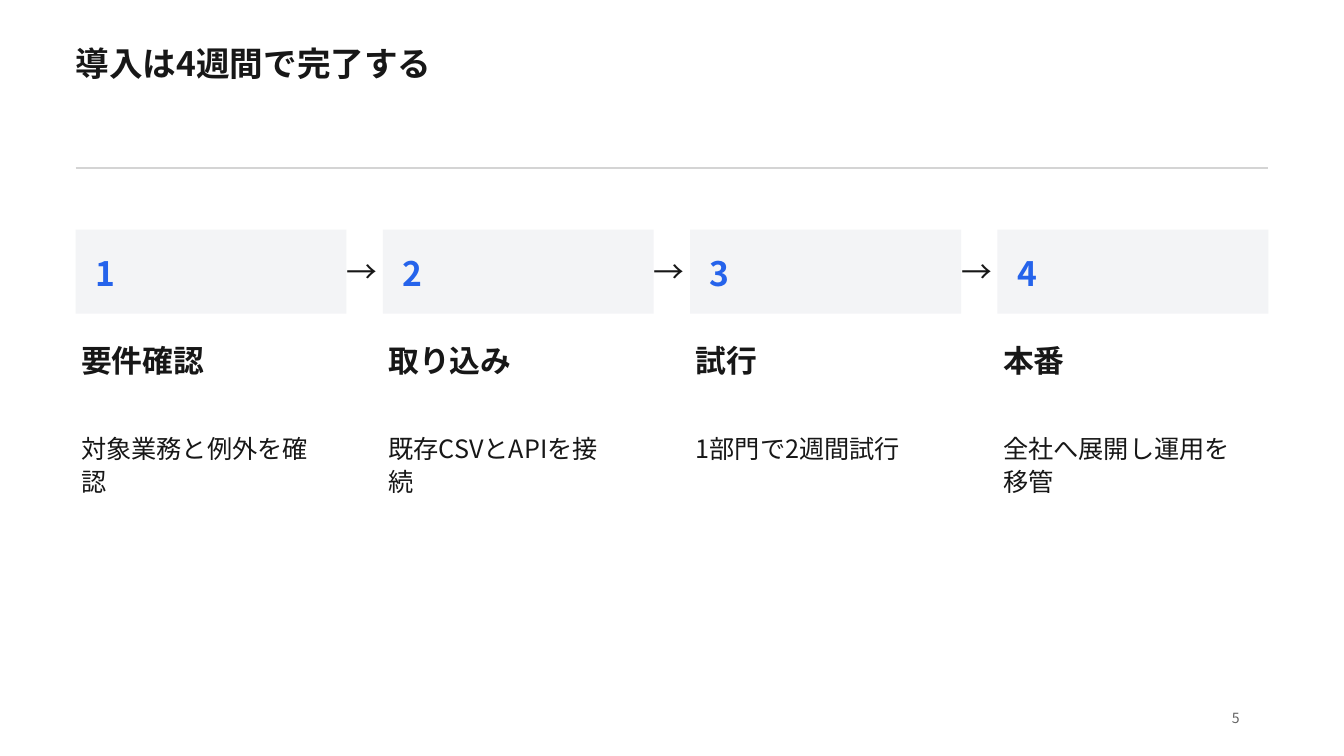
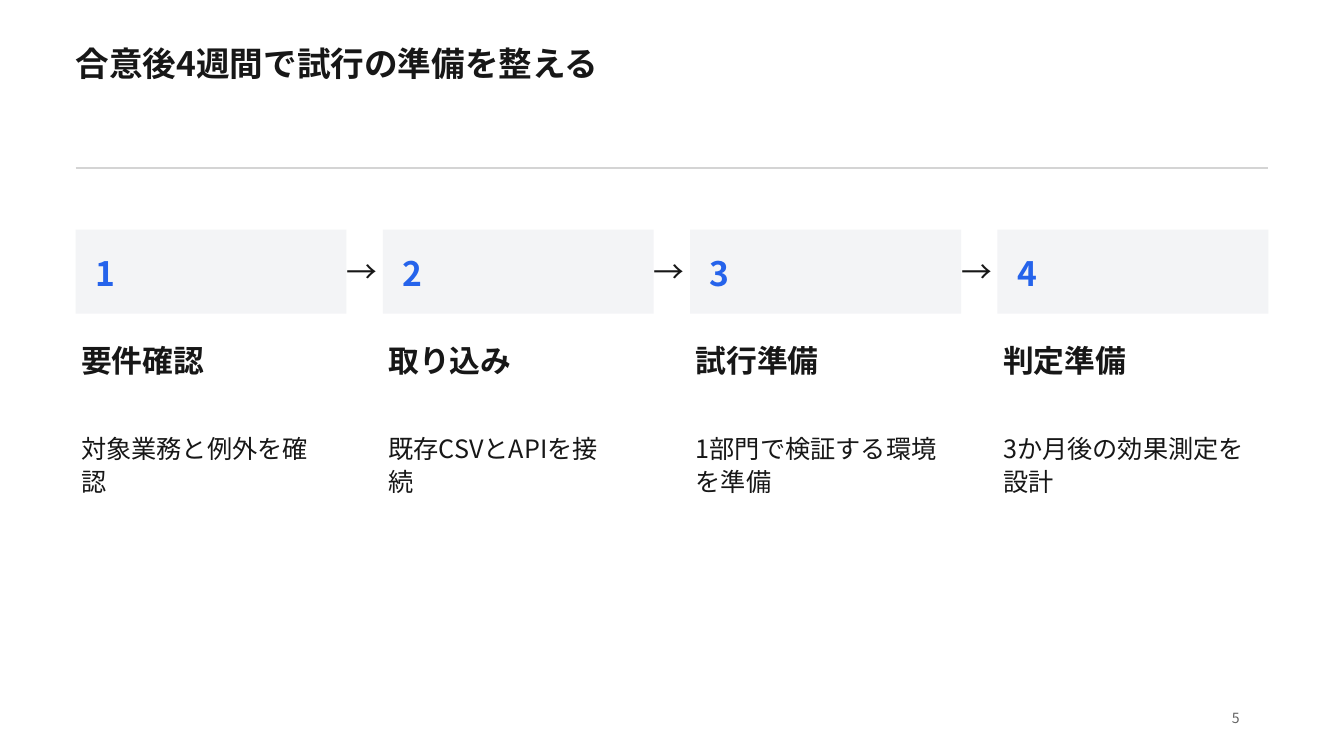
Before and after one commit to Skyjoy0512/Memora-iOS, a slide deck: slide 5 of docs/presentation-integration/scenarios/B/B.pptx. Drawn at 1344x756 pixels with LibreOffice and Linux fonts; fonts in the diff are those of the drawing. Boxes give left, top, right and bottom in pixels: in the first picture for what was removed or moved away, otherwise in the second. Text is boxed around its words. In the diff, an @@ line names an element or a change of style, - is before the commit and + after.

```diff
--- a/docs/presentation-integration/scenarios/B/B.pptx
+++ b/docs/presentation-integration/scenarios/B/B.pptx
@@ text at (x1=76, y1=47, x2=599, y2=79): text changed @@
-導入は4週間で完了する
+合意後4週間で試行の準備を整える
@@ text at (x1=696, y1=346, x2=819, y2=375): text changed @@
-試行
+試行準備
@@ text at (x1=1003, y1=346, x2=1126, y2=375): text changed @@
-本番
+判定準備
@@ text at (x1=696, y1=437, x2=937, y2=493): text changed @@
-1部門で2週間試行
+1部門で検証する環境
+を準備
@@ text at (x1=1003, y1=437, x2=1244, y2=493): text changed @@
-全社へ展開し運用を
-移管
+3か月後の効果測定を
+設計
```
Also in this commit, not shown: 3 other slides changed, 47 other files.
